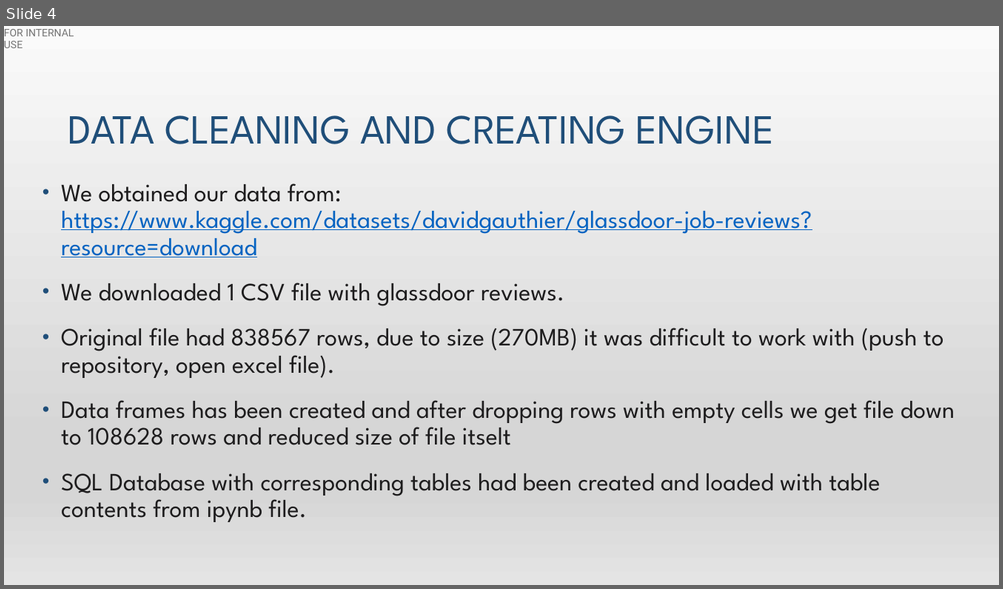
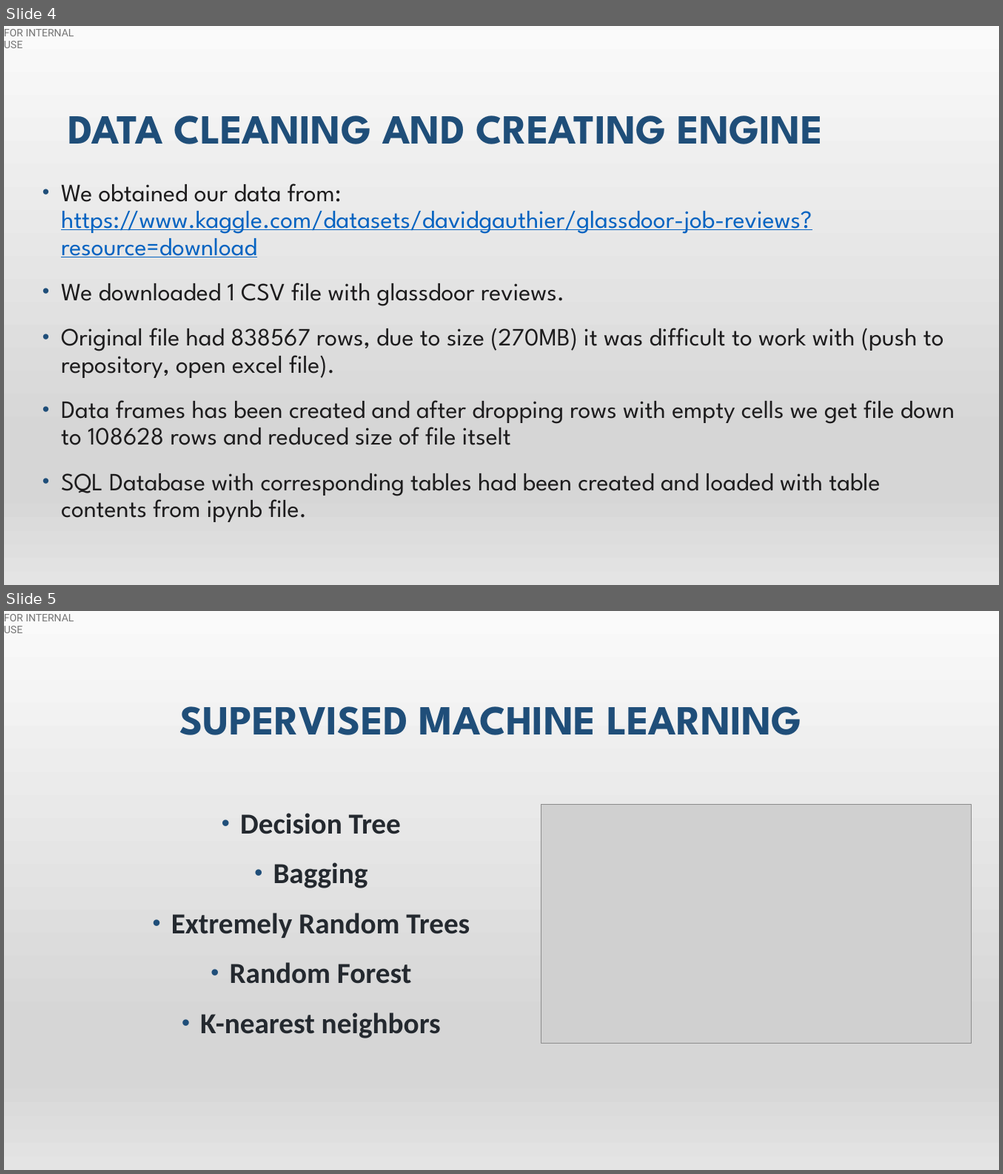
Before and after one commit to hibaa-a/MachineLearning_GlassdoorReviews, a slide deck: glassdoor_presentation.pptx. Shown one above the other, each under a label of ours: slide 4 before the commit, slides 4 and 5 after it. The pictures are 1003x589 and 1003x1174 pixels, drawn with LibreOffice and Linux fonts; fonts in the diff are those of the drawing; grey boxes stand for pictures. Boxes give left, top, right and bottom in pixels: in the first picture for what was removed or moved away, otherwise in the second. Text is boxed around its words. In the diff, an @@ line names an element or a change of style, - is before the commit and + after.

```diff
--- a/glassdoor_presentation.pptx
+++ b/glassdoor_presentation.pptx
@@ slide 5 added at (x1=4, y1=611, x2=999, y2=1170), background gradient #F2F2F2 to #E7E6E6 to #FFFFFF to #D0CECE; not listed: 2 template elements that a slide beside it also shows @@
@@ title added at (x1=179, y1=706, x2=802, y2=735), 40 pt, text #1F4E79, bold @@
+SUPERVISED MACHINE LEARNING
@@ picture added at (x1=540, y1=805, x2=971, y2=1044) @@
@@ text added at (x1=171, y1=813, x2=469, y2=1039), 28 pt, text #24292F, bold @@
+• Decision Tree
+• Bagging
+• Extremely Random Trees
+• Random Forest
+• K-nearest neighbors
@@ slide 4 changed as well @@
@@ title "DATA CLEANING AND CREATING ENGINE" at (x1=68, y1=116, x2=822, y2=144): bold on @@
```
Also in this commit, not shown: 6 other slides changed, 11 other slides added, 6 slides removed.
